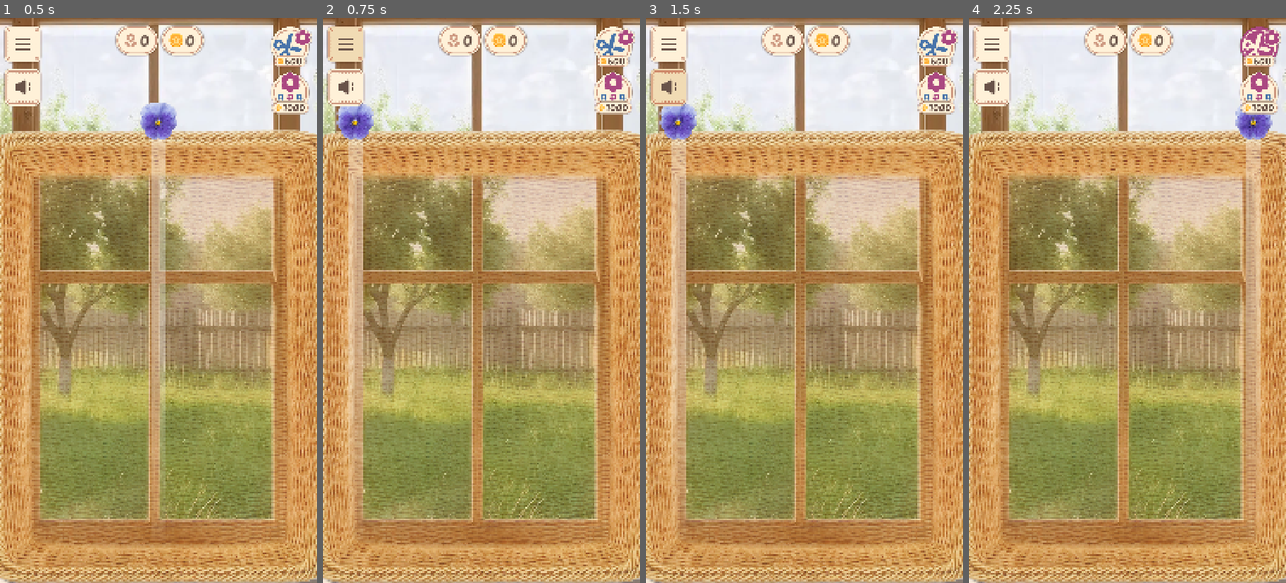
Above: before the commit, frames 1-4 (left to right).
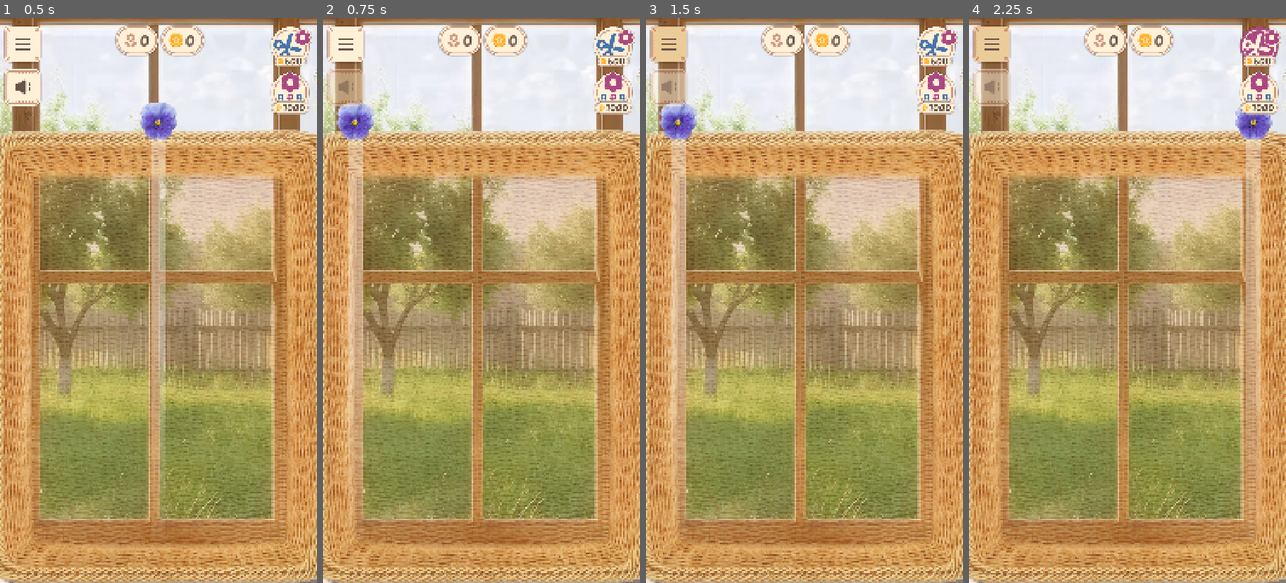
Above: after the commit, the same moments.

Repository: justkuzan/SuikaGame
Game: Godot game, scene res://Core/Level/Level.tscn
Same seed, same stepped clock (60 frames per second), same inputs: the game is played once before the commit and once after it.
Inputs (mouse positions are in pixels of both pictures, inside the frame that each line leads up to; where the layout moved, square brackets give the same spot in the first picture):
- Up to frame 1 (0.5 s): no input
- Up to frame 2 (0.75 s): click (345, 85) [345, 46] at 0.5 s
- Up to frame 3 (1.5 s): click (668, 46) [668, 85] at 1.25 s
- Up to frame 4 (2.25 s): click (1260, 46) at 2 s

Frame 1 is identical in both runs. In frame 2, 1.3% of the frame differs, in the area x 1-13%, y 1-16%; in frame 3, 1.3%; in frame 4, 1.3%.

Commit message:
Added music off/on functional

Diff:
--- a/Globals/AudioManager/default_bus_layout.tres
+++ b/Globals/AudioManager/default_bus_layout.tres
@@ -3,7 +3,7 @@
 [resource]
 bus/1/name = &"Music"
 bus/1/solo = false
-bus/1/mute = true
+bus/1/mute = false
 bus/1/bypass_fx = false
 bus/1/volume_db = 0.0
 bus/1/send = &"Master"
--- a/UI/InGameUI.tscn
+++ b/UI/InGameUI.tscn
@@ -119,12 +119,14 @@
 size_flags_vertical = 0
 theme_override_constants/separation = 40
 
-[node name="Sound-Button" type="Button" parent="InGameUI/General-Margin/LeftButtons-Margin/LeftButtons-VBox" unique_id=1930828619]
+[node name="Menu-Button" type="Button" parent="InGameUI/General-Margin/LeftButtons-Margin/LeftButtons-VBox" unique_id=1930828619]
 layout_mode = 2
 theme = ExtResource("7_qabgy")
+toggle_mode = true
 icon = ExtResource("3_2wdwc")
 
-[node name="Menu-Button" type="Button" parent="InGameUI/General-Margin/LeftButtons-Margin/LeftButtons-VBox" unique_id=705252355]
+[node name="Sound-Button" type="Button" parent="InGameUI/General-Margin/LeftButtons-Margin/LeftButtons-VBox" unique_id=705252355]
+unique_name_in_owner = true
 layout_mode = 2
 theme = ExtResource("7_qabgy")
 icon = ExtResource("8_51tg6")
@@ -249,3 +251,5 @@
 texture_normal = ExtResource("10_qqjn3")
 texture_pressed = ExtResource("13_xh7uu")
 texture_hover = ExtResource("14_dt12d")
+
+[connection signal="pressed" from="InGameUI/General-Margin/LeftButtons-Margin/LeftButtons-VBox/Sound-Button" to="." method="_on_sound_button_pressed"]
--- a/UI/InGameUi.gd
+++ b/UI/InGameUi.gd
@@ -7,6 +7,7 @@
 @onready var coins_label: Label = %"Coins-Label"
 @onready var combo_counter_label: Label = %"ComboCounter-Label"
 @onready var combo_pop_up_control: Control = %"ComboPopUp-Control"
+@onready var sound_button: Button = %"Sound-Button"
 
 
 func _ready() -> void:
@@ -68,3 +69,21 @@
 func disappearance_tween(label: Node) -> void:
 	var tween = create_tween()
 	tween.tween_property(label, "scale", Vector2.ZERO, 0.5).set_trans(Tween.TRANS_BACK)
+
+
+func _on_sound_button_pressed() -> void:
+	var bus_idx = AudioServer.get_bus_index("Music")
+
+	if bus_idx == -1: return
+
+	var is_muted = AudioServer.is_bus_mute(bus_idx)
+	AudioServer.set_bus_mute(bus_idx, !is_muted)
+
+	_update_sound_icon(!is_muted)
+
+
+func _update_sound_icon(is_muted: bool) -> void:
+	if is_muted:
+		sound_button.modulate.a = 0.5
+	else:
+		sound_button.modulate.a = 1.0
